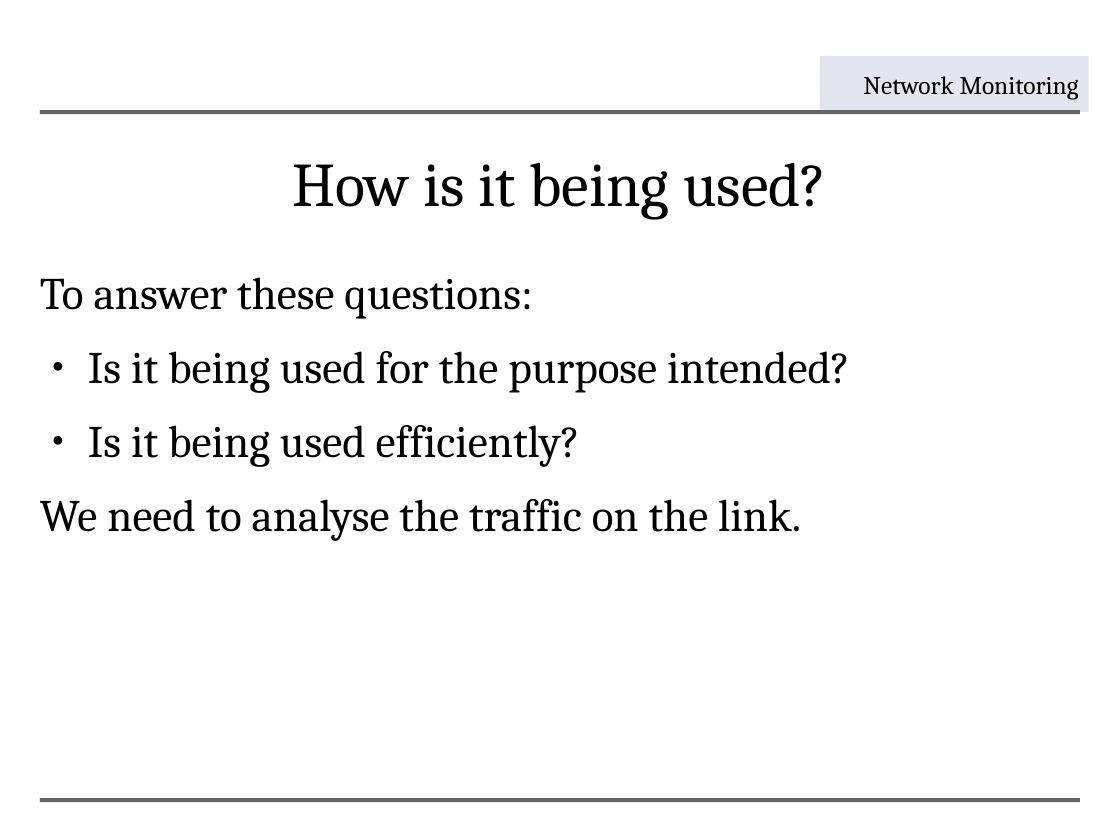
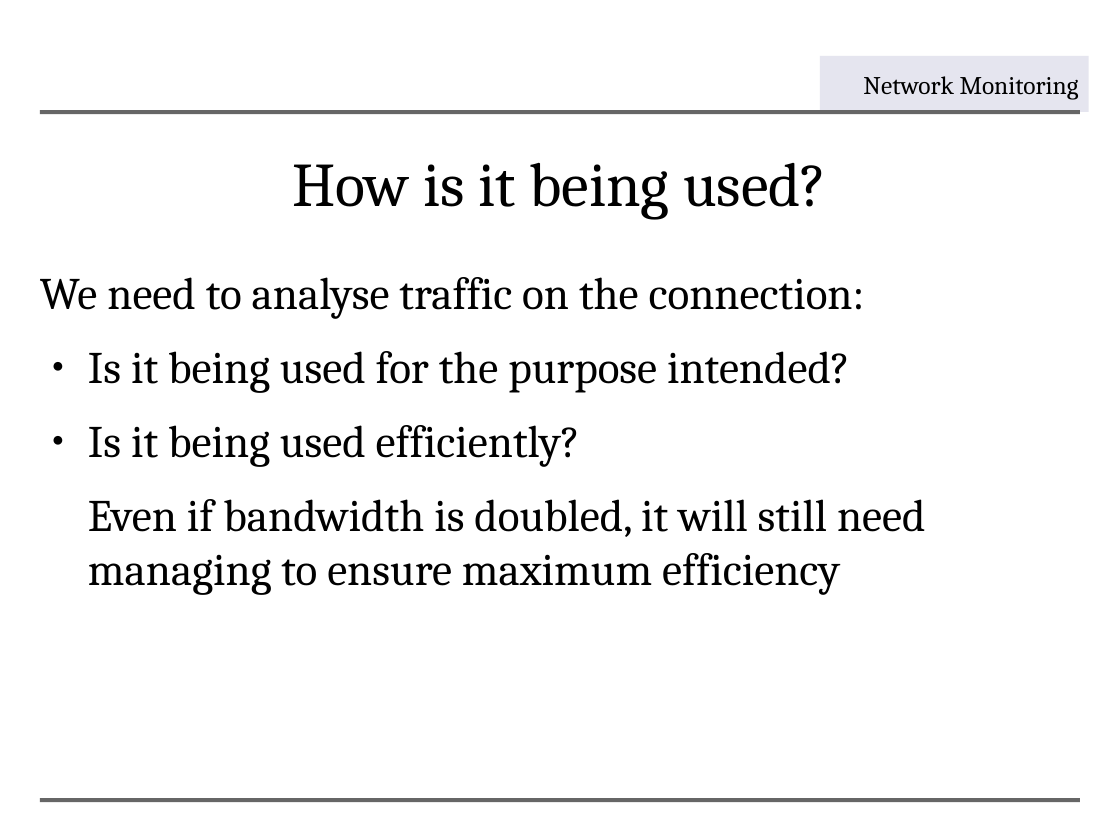
Before and after one commit to aptivate/inaspmaterials, a slide deck: slide 11 of generated/Network_Management/Unit_7_Network_Monitoring/Unit_7_Presentation.rst.odp (slide 6 before the commit). Drawn at 1120x840 pixels with LibreOffice and Linux fonts; fonts in the diff are those of the drawing; background and template pictures are left out. Boxes give left, top, right and bottom in pixels: in the first picture for what was removed or moved away, otherwise in the second. Text is boxed around its words. In the diff, an @@ line names an element or a change of style, - is before the commit and + after.

```diff
--- a/generated/Network_Management/Unit_7_Network_Monitoring/Unit_7_Presentation.rst.odp
+++ b/generated/Network_Management/Unit_7_Network_Monitoring/Unit_7_Presentation.rst.odp
@@ text at (40, 277, 865, 319): text changed @@
-To answer these questions:
+We need to analyse traffic on the connection:
@@ text at (88, 499, 926, 595): text changed @@
-We need to analyse the traffic on the link.
+Even if bandwidth is doubled, it will still need managing to ensure maximum efficiency
```
Also in this commit, not shown: 9 other slides changed, 19 slides added, 12 other files.
